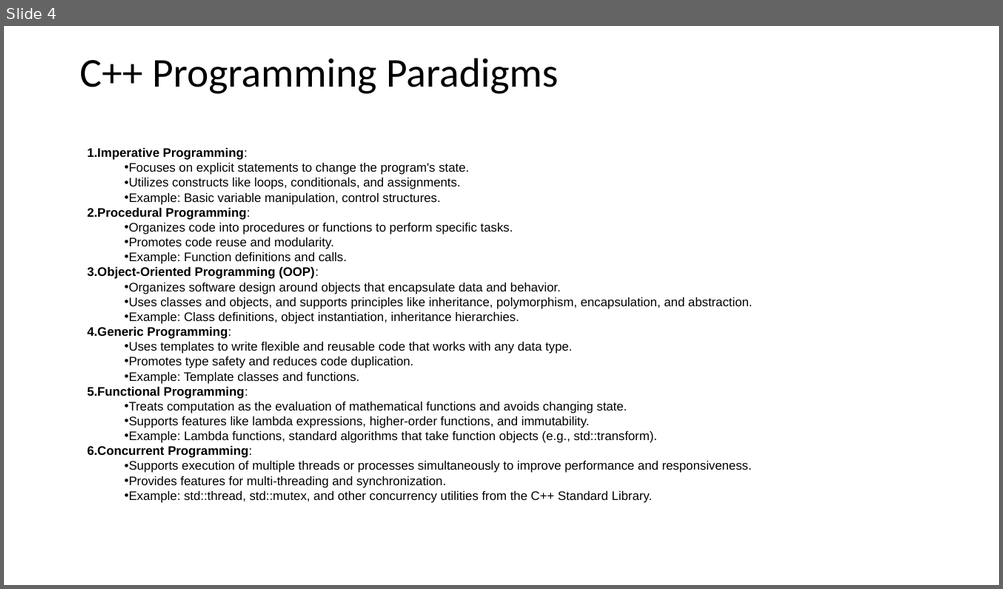
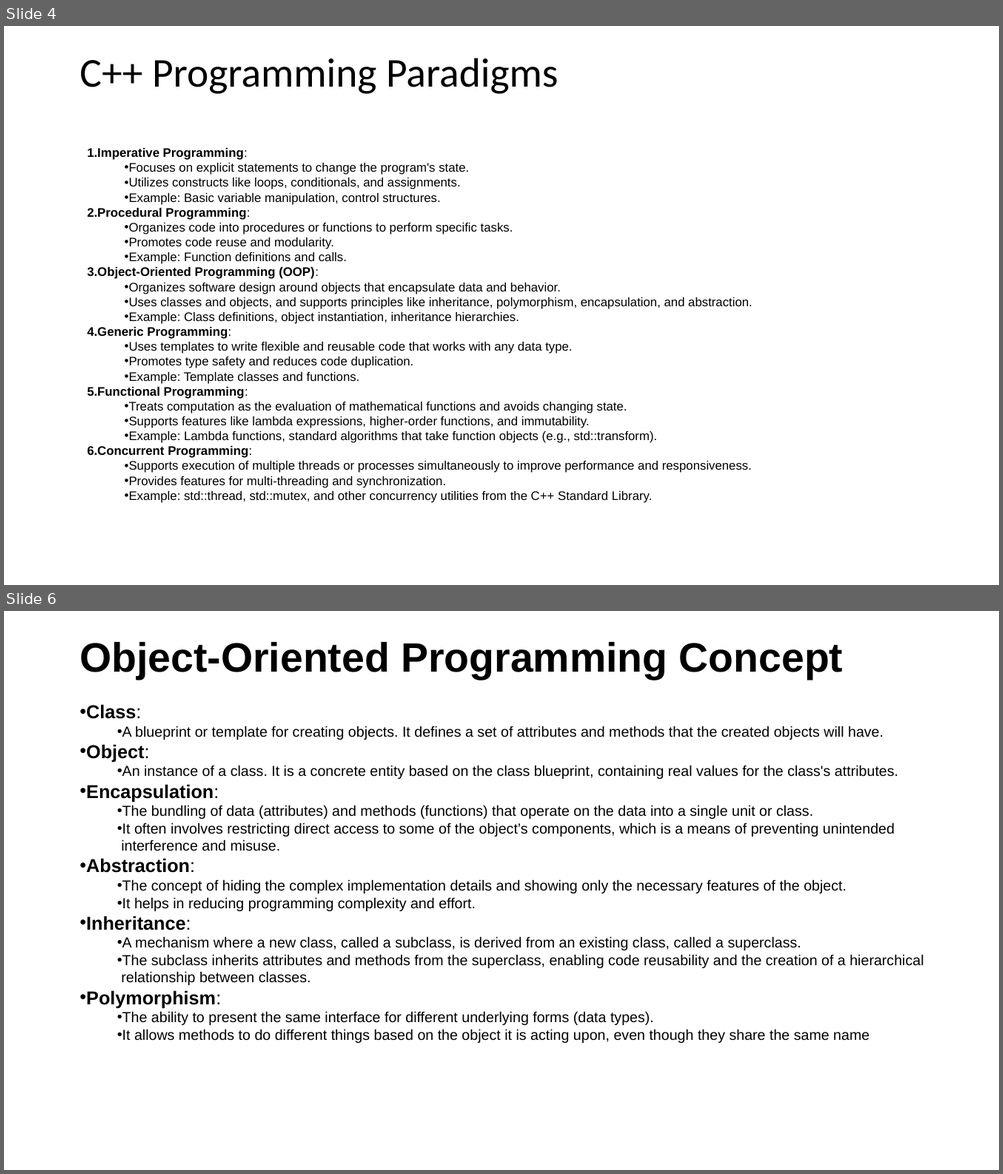
Before and after one commit to DeepakShetty7115/clean-code-nov-bosch, a slide deck: doc/OverView.pptx. Shown one above the other, each under a label of ours: slide 4 before the commit, slides 4 and 6 after it; the slides between them are not shown. The pictures are 1003x589 and 1003x1174 pixels, drawn with LibreOffice and Linux fonts; fonts in the diff are those of the drawing. Boxes give left, top, right and bottom in pixels: in the first picture for what was removed or moved away, otherwise in the second. Text is boxed around its words. In the diff, an @@ line names an element or a change of style, - is before the commit and + after.

```diff
--- a/doc/OverView.pptx
+++ b/doc/OverView.pptx
@@ slide 6 added at <box>4,611,999,1170</box>, background #FFFFFF @@
@@ title added at <box>79,641,843,679</box>, 39.6 pt, text #000000, bold @@
+Object-Oriented Programming Concept
@@ text added at <box>86,704,923,1043</box>, 14 pt, text #000000 @@
+• Class:
+  • A blueprint or template for creating objects. It defines a set of attributes and methods that the created objects will have.
+• Object:
+  • An instance of a class. It is a concrete entity based on the class blueprint, containing real values for the class's attributes.
+• Encapsulation:
+  • The bundling of data (attributes) and methods (functions) that operate on the data into a single unit or class.
+  • It often involves restricting direct access to some of the object’s components, which is a means of preventing unintended
+  interference and misuse.
+• Abstraction:
+  • The concept of hiding the complex implementation details and showing only the necessary features of the object.
+  • It helps in reducing programming complexity and effort.
+• Inheritance:
+  • A mechanism where a new class, called a subclass, is derived from an existing class, called a superclass.
+  • The subclass inherits attributes and methods from the superclass, enabling code reusability and the creation of a hierarchical
+  relationship between classes.
+• Polymorphism:
+  • The ability to present the same interface for different underlying forms (data types).
+  • It allows methods to do different things based on the object it is acting upon, even though they share the same name
```
Also in this commit, not shown: 1 other slide added.
